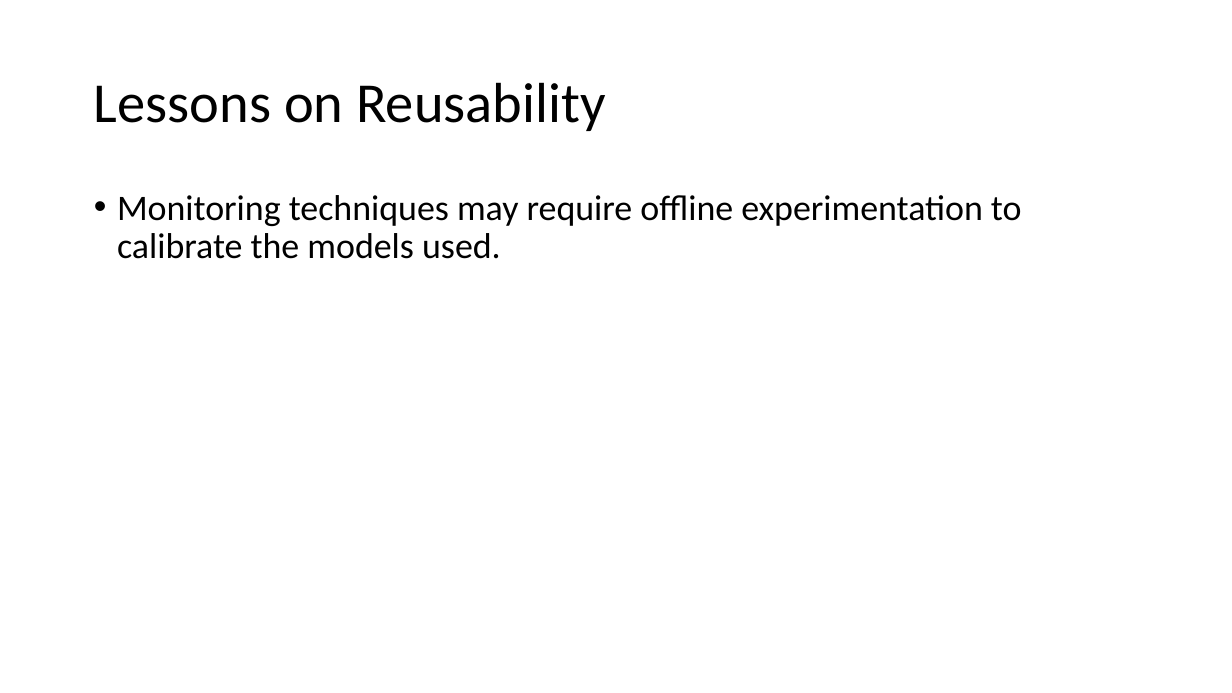
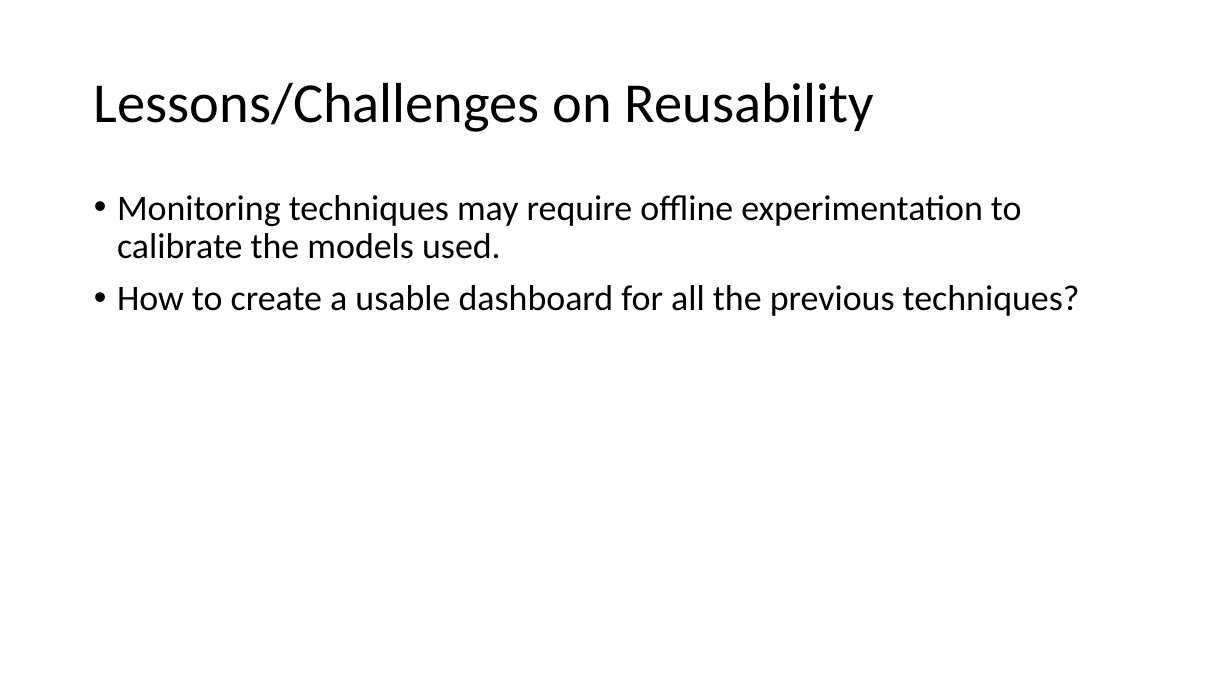
Before and after one commit to INTO-CPS-Association/example_digital-twin_incubator, a slide deck: slide 26 of notes/presentations/DigitLunch_17_December.pptx (slide 14 before the commit). Drawn at 1232x693 pixels with LibreOffice and Linux fonts; fonts in the diff are those of the drawing. Boxes give left, top, right and bottom in pixels: in the first picture for what was removed or moved away, otherwise in the second. Text is boxed around its words. In the diff, an @@ line names an element or a change of style, - is before the commit and + after.

Commit message:
presentation draft

```diff
--- a/notes/presentations/DigitLunch_17_December.pptx
+++ b/notes/presentations/DigitLunch_17_December.pptx
@@ title at (94, 82, 874, 132): text changed @@
-Lessons on Reusability
+Lessons/Challenges on Reusability
@@ text at (117, 285, 1080, 316): paragraph added @@
+• How to create a usable dashboard for all the previous techniques?
```
Also in this commit, not shown: 2 other slides changed, 12 slides added, 2 other files.
